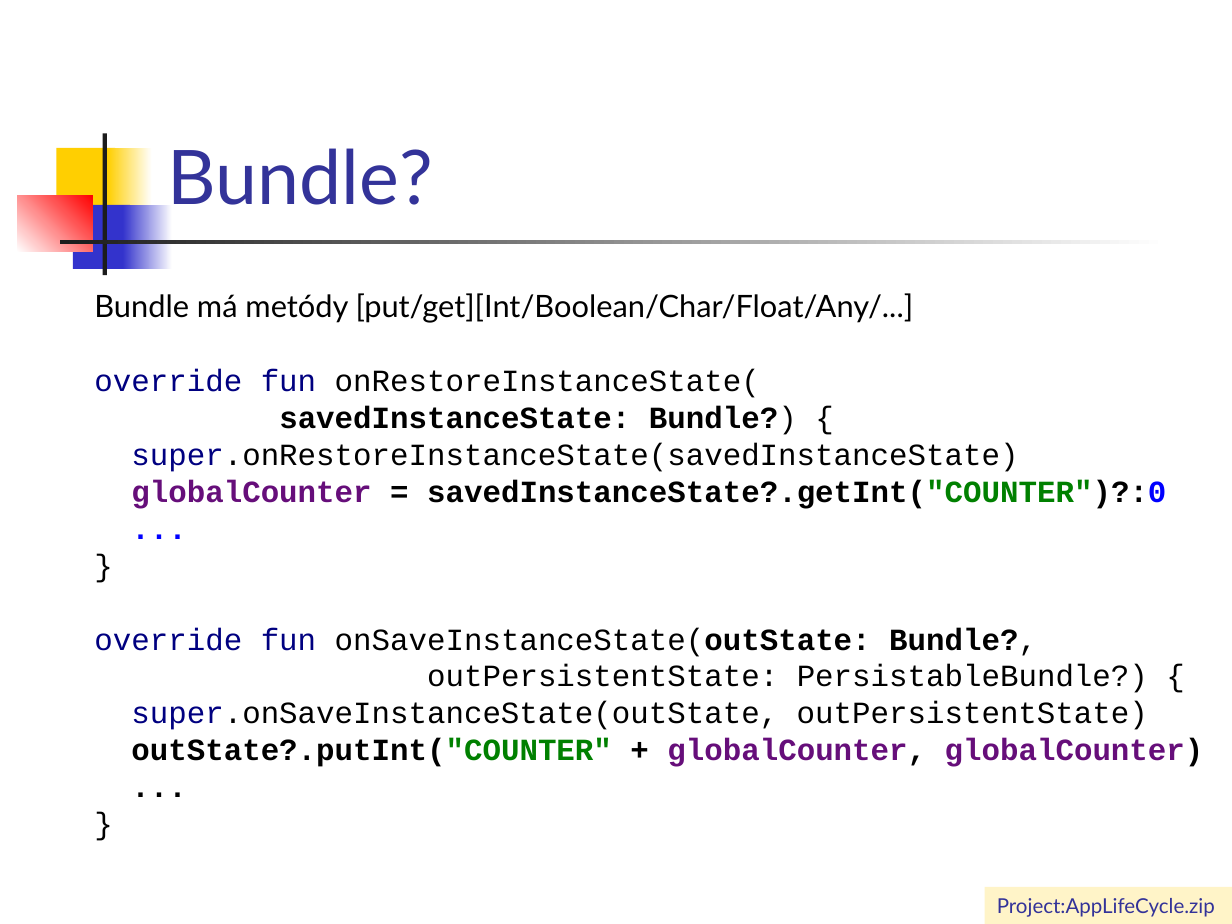
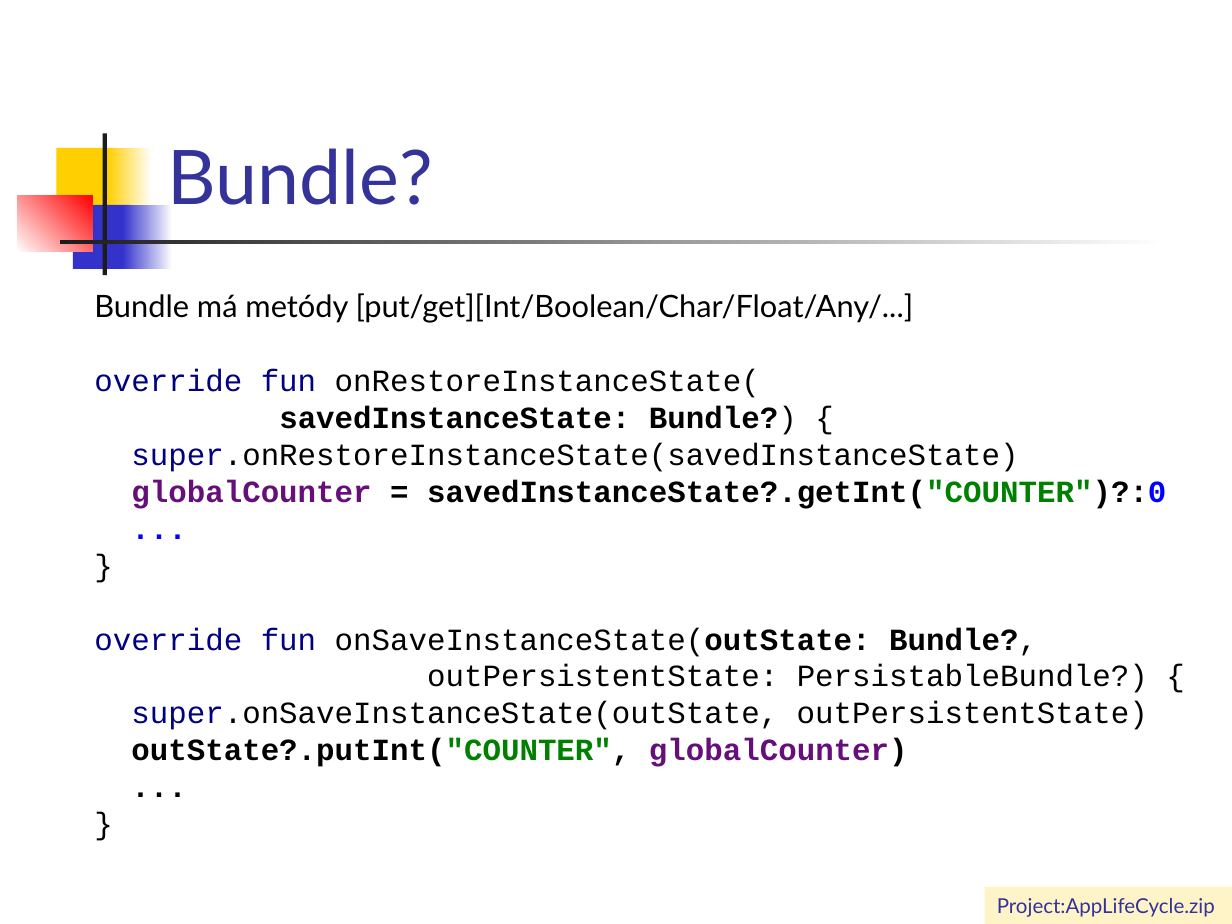
Before and after one commit to vmandro/Prednasky, a slide deck: slide 15 of 04/04_Android.ppt. Drawn at 1232x924 pixels with LibreOffice and Linux fonts; fonts in the diff are those of the drawing. Boxes give left, top, right and bottom in pixels: in the first picture for what was removed or moved away, otherwise in the second. Text is boxed around its words. In the diff, an @@ line names an element or a change of style, - is before the commit and + after.

```diff
--- a/04/04_Android.ppt
+++ b/04/04_Android.ppt
@@ text at (x1=131, y1=664, x2=1148, y2=767): text changed @@
-outPersistentState: PersistableBundle?) {
-super.onSaveInstanceState(outState, outPersistentState)
-outState?.putInt("COUNTER" + globalCounter, globalCounter)
+outPersistentState: PersistableBundle?) {
+super.onSaveInstanceState(outState, outPersistentState)
+outState?.putInt("COUNTER", globalCounter)
```
Also in this commit, not shown: 14 other slides changed, 2 slides added, 6 slides removed, 1 other file.
